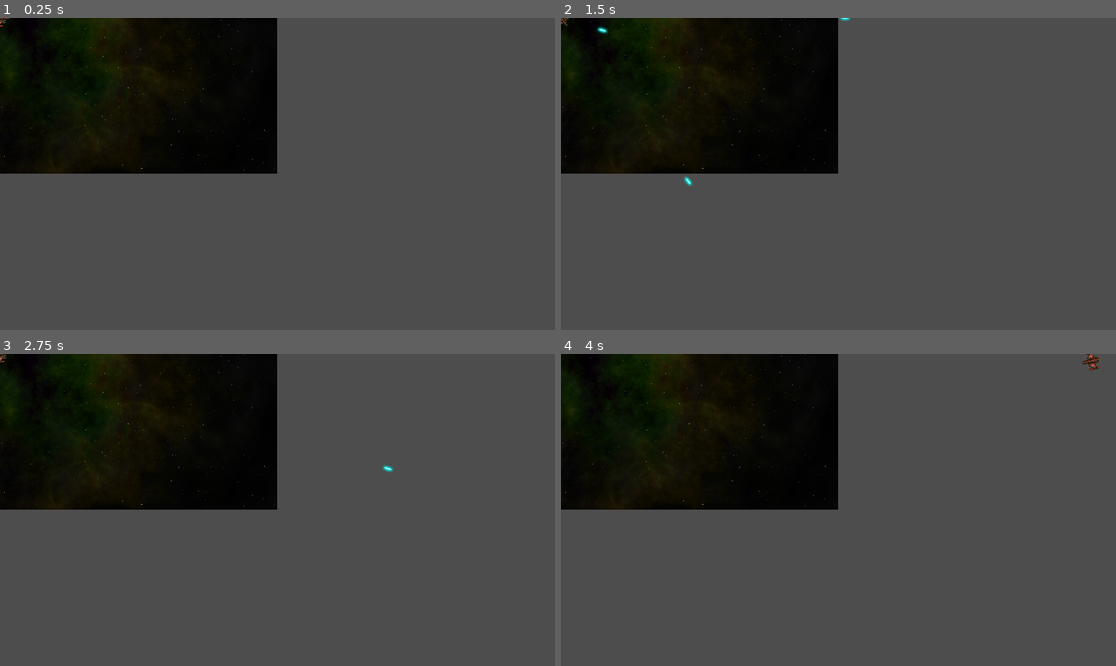
Above: before the commit, frames 1-4 (two rows, left to right).
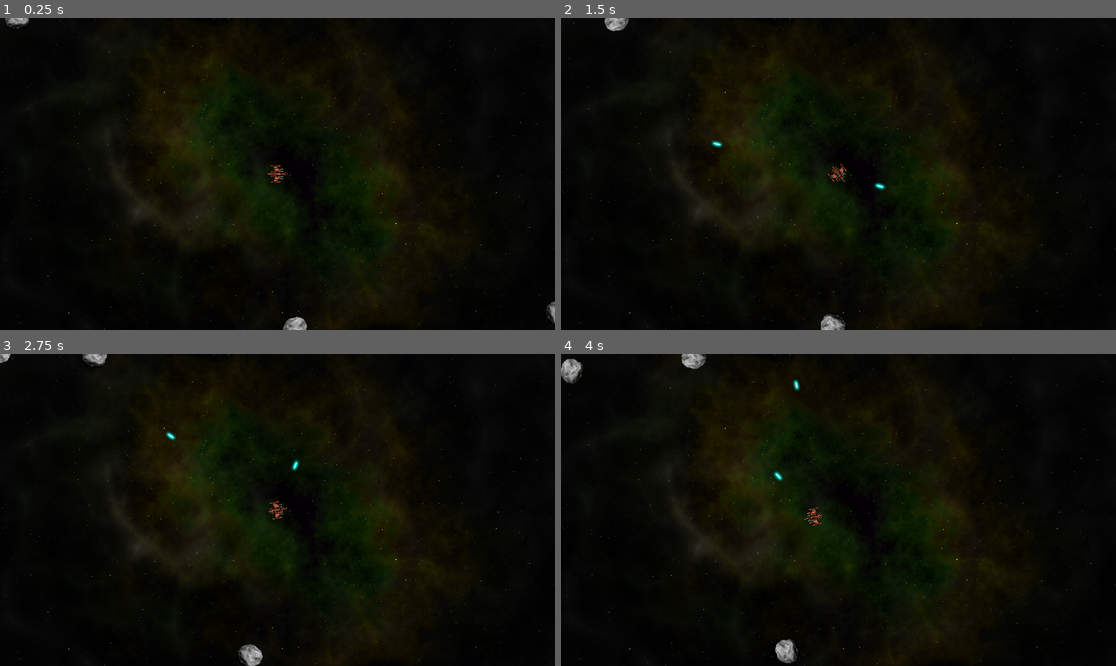
Above: after the commit, the same moments.

Repository: nadiryuceer/space_rocks
Game: Godot game, scene res://main.tscn
The game is run twice, just before and just after one commit, with the same random seed, the same clock (stepped at 60 frames per second) and the same inputs.
Inputs:
- Up to frame 1 (0.25 s): no input
- Up to frame 2 (1.5 s): hold D (rotate_right) 0.53-1.28 s; hold Space (shoot) 0.53-1.28 s; hold A (rotate_left) from 1.28 s (still down); tap Space (shoot) at 1.35 s
- Up to frame 3 (2.75 s): release A (rotate_left) at 2.03 s; hold D (rotate_right) from 2.03 s (still down); hold Space (shoot) from 2.03 s (still down)
- Up to frame 4 (4 s): release D (rotate_right) at 2.78 s; release Space (shoot) at 2.78 s; hold W (thrust) 2.78-3.53 s; tap Space (shoot) at 2.85 s; hold A (rotate_left) from 3.53 s (still down); hold Space (shoot) from 3.53 s (still down)

The runs differ from the first frame. In frame 1, 78% of the frame differs, in the area x 0-100%, y 0-100%; in frame 2, 78%; in frame 3, 78%; in frame 4, 78%.

Commit message:
add rocks and spawn spaceship in center

Diff:
--- /dev/null
+++ b/main.gd
@@ -0,0 +1,23 @@
+extends Node
+
+@export var rock_scene : PackedScene
+
+var screensize = Vector2.ZERO
+
+func _ready():
+	screensize = get_viewport().get_visible_rect().size
+	$Player.position = Vector2(screensize.x / 2, screensize.y / 2)
+	for i in 3:
+		spawn_rock(3)
+
+
+func spawn_rock(size, pos=null, vel=null):
+	if pos == null:
+		$RockPath/RockSpawn.progress = randi()
+		pos = $RockPath/RockSpawn.position
+	if vel == null:
+		vel = Vector2.RIGHT.rotated(randf_range(0, TAU)) * randf_range(50, 125)
+		var r = rock_scene.instantiate()
+		r.screensize = screensize
+		r.start(pos, vel, size)
+		call_deferred("add_child", r)
--- a/main.tscn
+++ b/main.tscn
@@ -1,11 +1,27 @@
-[gd_scene load_steps=3 format=3 uid="uid://bx4ggv2h81yjb"]
+[gd_scene load_steps=6 format=3 uid="uid://bx4ggv2h81yjb"]
 
 [ext_resource type="Texture2D" uid="uid://h7fct1kb0spe" path="res://assets/space_background.png" id="1_ple8o"]
+[ext_resource type="Script" path="res://main.gd" id="1_uer58"]
+[ext_resource type="PackedScene" uid="uid://bu7qjntwwrw2n" path="res://rock/rock.tscn" id="2_frtj5"]
 [ext_resource type="PackedScene" uid="uid://dfu6h10nbwlcb" path="res://player/player.tscn" id="2_jsnm3"]
 
+[sub_resource type="Curve2D" id="Curve2D_mpqi3"]
+_data = {
+"points": PackedVector2Array(0, 0, 0, 0, 0, 0, 0, 0, 0, 0, 1920, 0, 0, 0, 0, 0, 1920, 1080, 0, 0, 0, 0, 0, 1080, 0, 0, 0, 0, 0, 0)
+}
+point_count = 5
+
 [node name="Main" type="Node"]
+script = ExtResource("1_uer58")
+rock_scene = ExtResource("2_frtj5")
 
 [node name="Background" type="Sprite2D" parent="."]
 texture = ExtResource("1_ple8o")
+centered = false
 
 [node name="Player" parent="." instance=ExtResource("2_jsnm3")]
+
+[node name="RockPath" type="Path2D" parent="."]
+curve = SubResource("Curve2D_mpqi3")
+
+[node name="RockSpawn" type="PathFollow2D" parent="RockPath"]
--- /dev/null
+++ b/rock/rock.gd
@@ -0,0 +1,34 @@
+extends RigidBody2D
+
+var screensize = Vector2.ZERO
+var size
+var radius
+var scale_factor = 0.2
+
+func start(_position, _velocity, _size):
+	position = _position
+	size = _size
+	mass = 1.5 * size
+	$Sprite2D.scale = Vector2.ONE * scale_factor * size
+	radius = int($Sprite2D.texture.get_size().x / 2 * $Sprite2D.scale.x)
+	var shape = CircleShape2D.new()
+	shape.radius = radius
+	$CollisionShape2D.shape = shape
+	linear_velocity = _velocity
+	angular_velocity = randf_range(-PI, PI)
+
+
+func _integrate_forces(physics_state):
+	var xform = physics_state.transform
+	xform.origin.x = wrapf(xform.origin.x, 0 - radius, screensize.x + radius)
+	xform.origin.y = wrapf(xform.origin.y, 0 - radius, screensize.y + radius)
+	physics_state.transform = xform
+
+# Called when the node enters the scene tree for the first time.
+func _ready() -> void:
+	pass # Replace with function body.
+
+
+# Called every frame. 'delta' is the elapsed time since the previous frame.
+func _process(delta: float) -> void:
+	pass
--- /dev/null
+++ b/rock/rock.tscn
@@ -0,0 +1,18 @@
+[gd_scene load_steps=4 format=3 uid="uid://bu7qjntwwrw2n"]
+
+[ext_resource type="Script" path="res://rock/rock.gd" id="1_iajnb"]
+[ext_resource type="Texture2D" uid="uid://cbtvdff55hhlf" path="res://assets/rock.png" id="1_qosjb"]
+
+[sub_resource type="PhysicsMaterial" id="PhysicsMaterial_abokc"]
+bounce = 1.0
+
+[node name="Rock" type="RigidBody2D"]
+physics_material_override = SubResource("PhysicsMaterial_abokc")
+linear_damp_mode = 1
+angular_damp_mode = 1
+script = ExtResource("1_iajnb")
+
+[node name="Sprite2D" type="Sprite2D" parent="."]
+texture = ExtResource("1_qosjb")
+
+[node name="CollisionShape2D" type="CollisionShape2D" parent="." groups=["rocks"]]
